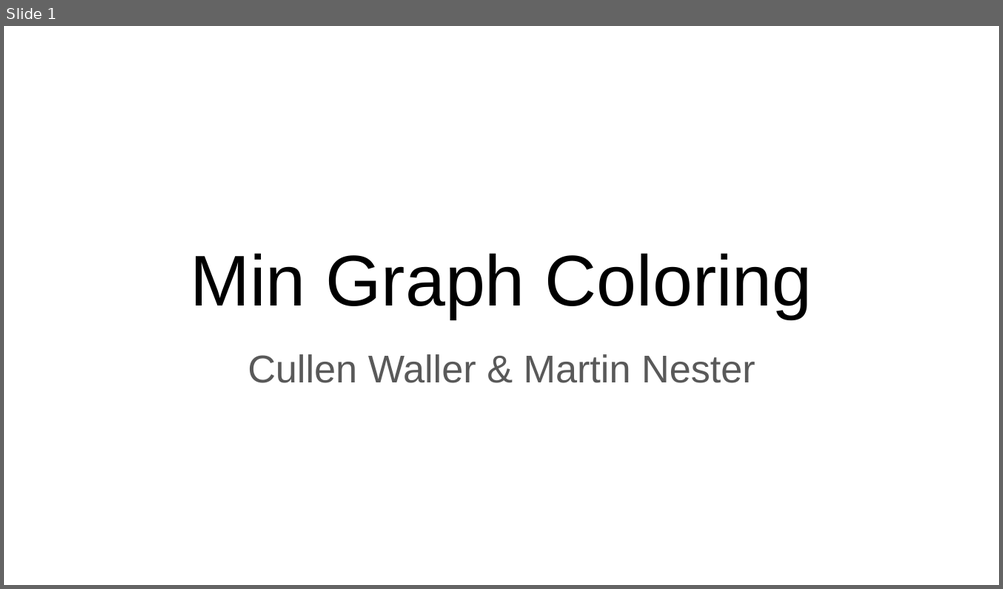
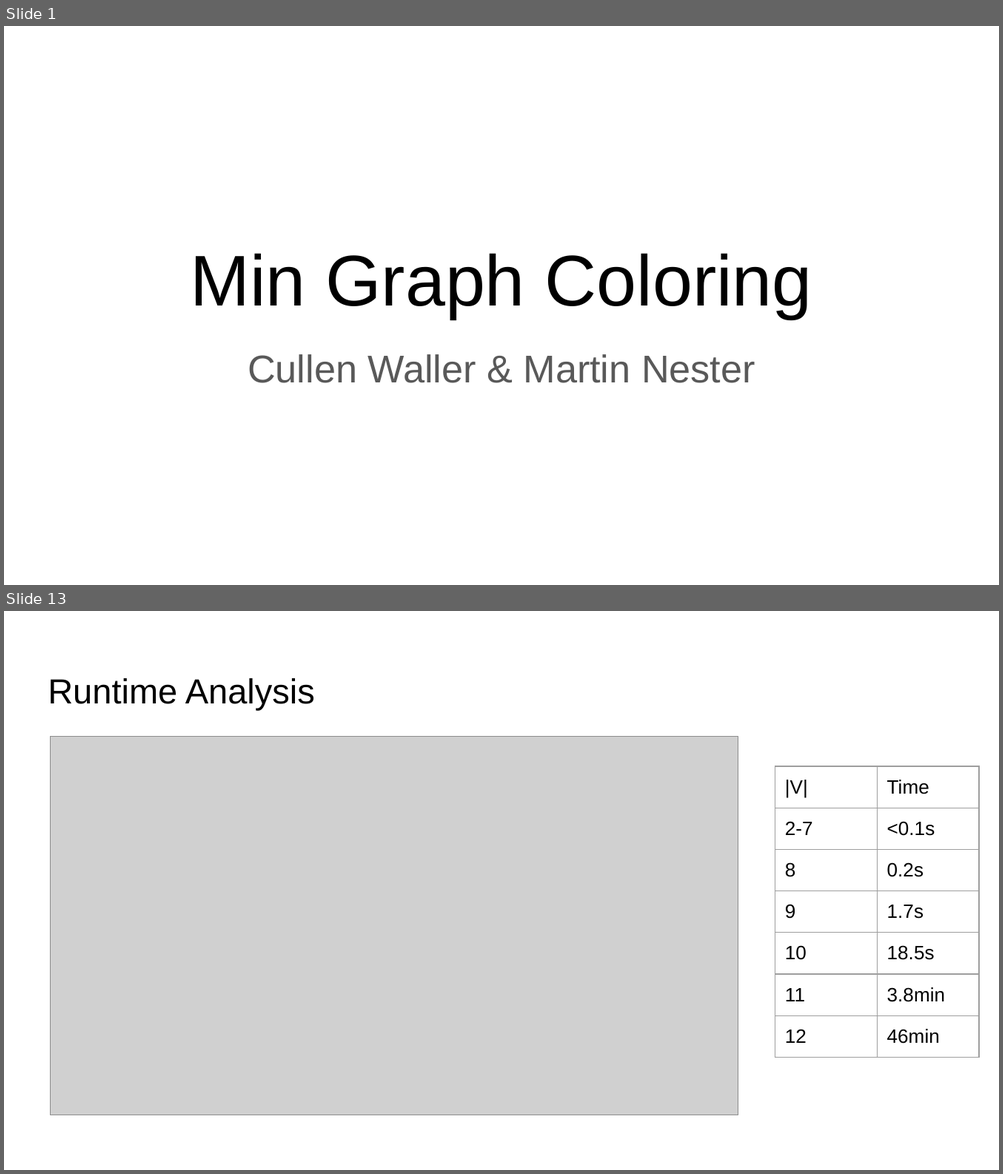
Before and after one commit to wallercullen/NP-complete-project, a slide deck: presentations/problem_presentation.pptx. Shown one above the other, each under a label of ours: slide 1 before the commit, slides 1 and 13 after it; the slides between them are not shown. The pictures are 1003x589 and 1003x1174 pixels, drawn with LibreOffice and Linux fonts; fonts in the diff are those of the drawing; grey boxes stand for pictures. Boxes give left, top, right and bottom in pixels: in the first picture for what was removed or moved away, otherwise in the second. Text is boxed around its words. In the diff, an @@ line names an element or a change of style, - is before the commit and + after.

```diff
--- a/presentations/problem_presentation.pptx
+++ b/presentations/problem_presentation.pptx
@@ slide 13 added at (4,611,999,1170), background #FFFFFF @@
@@ title added at (48,678,315,710), 25.2 pt, text #000000 @@
+Runtime Analysis
@@ picture added at (50,736,738,1115) @@
@@ table added at (775,766,979,1092), 7 rows, 2 columns @@
+|V| | Time
+2-7 | <0.1s
+8 | 0.2s
+9 | 1.7s
+10 | 18.5s
+11 | 3.8min
+12 | 46min
```
Also in this commit, not shown: 2 slides changed, 9 other slides added, 2 slides removed.
